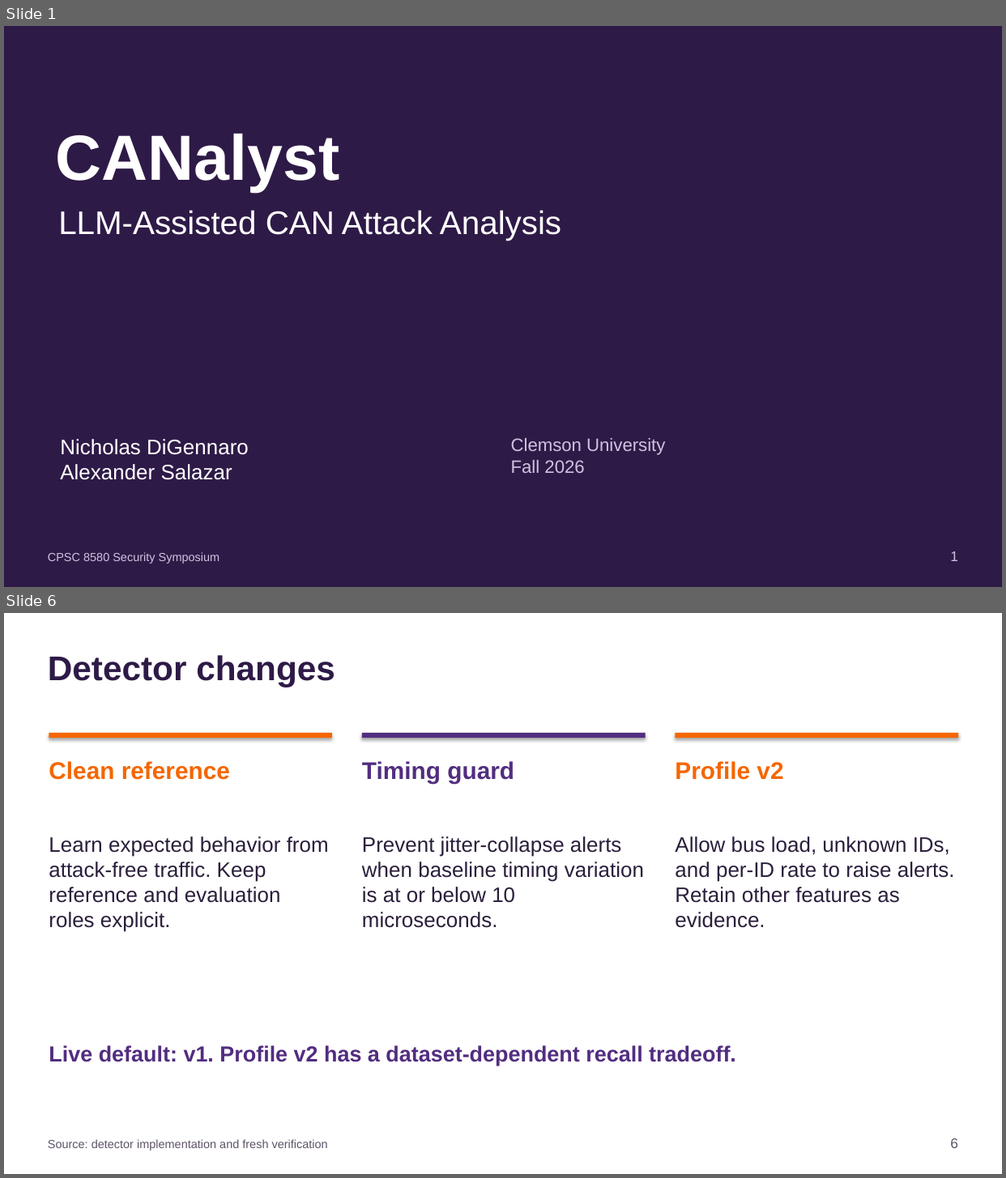
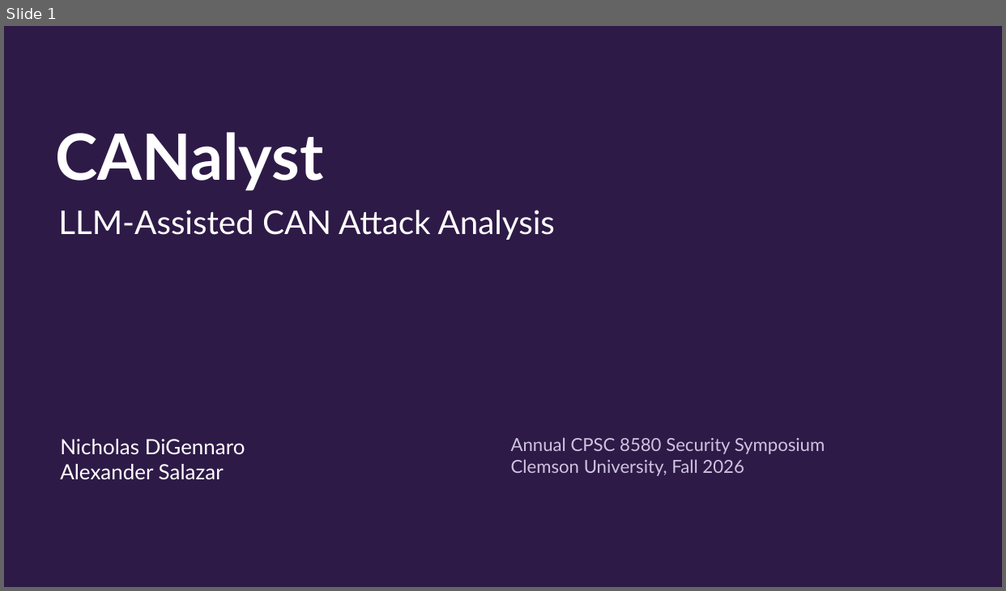
Before and after one commit to SaladbarAlex/CANalyst, a slide deck: output/presentation/CANalyst_Final_Presentation_20min_Class.pptx. Shown one above the other, each under a label of ours: slides 1 and 6 before the commit, slide 1 after it; the slides between them are not shown. The pictures are 1006x1178 and 1006x591 pixels, drawn with LibreOffice and Linux fonts; fonts in the diff are those of the drawing. Boxes give left, top, right and bottom in pixels: in the first picture for what was removed or moved away, otherwise in the second. Text is boxed around its words. In the diff, an @@ line names an element or a change of style, - is before the commit and + after.

```diff
--- a/output/presentation/CANalyst_Final_Presentation_20min_Class.pptx
+++ b/output/presentation/CANalyst_Final_Presentation_20min_Class.pptx
@@ slide 6 removed at bbox=[4, 613, 1002, 1174], background #FFFFFF @@
@@ text removed at bbox=[48, 655, 335, 687] @@
-Detector changes
@@ rectangle removed at bbox=[49, 733, 332, 738] @@
@@ rectangle removed at bbox=[362, 733, 645, 738] @@
@@ rectangle removed at bbox=[675, 733, 958, 738] @@
@@ text removed at bbox=[49, 761, 230, 780] @@
-Clean reference
@@ text removed at bbox=[362, 761, 514, 783] @@
-Timing guard
@@ text removed at bbox=[675, 761, 783, 780] @@
-Profile v2
@@ text removed at bbox=[49, 837, 329, 932] @@
-Learn expected behavior from attack-free traffic. Keep reference and evaluation roles explicit.
@@ text removed at bbox=[362, 837, 644, 928] @@
-Prevent jitter-collapse alerts when baseline timing variation is at or below 10 microseconds.
@@ text removed at bbox=[675, 837, 955, 928] @@
-Allow bus load, unknown IDs, and per-ID rate to raise alerts. Retain other features as evidence.
@@ text removed at bbox=[49, 1046, 736, 1066] @@
-Live default: v1. Profile v2 has a dataset-dependent recall tradeoff.
@@ text removed at bbox=[48, 1139, 328, 1151] @@
-Source: detector implementation and fresh verification
@@ text removed at bbox=[950, 1139, 958, 1148] @@
-6
@@ slide 1 changed as well @@
@@ font Arial to Lato in 3 elements at bbox=[56, 132, 324, 191], bbox=[58, 210, 555, 240], bbox=[60, 439, 245, 480] @@
@@ text at bbox=[511, 437, 825, 476]: text changed; font Arial to Lato @@
-Clemson University
-Fall 2026
+Annual CPSC 8580 Security Symposium
+Clemson University, Fall 2026
@@ text removed at bbox=[48, 552, 220, 564] @@
-CPSC 8580 Security Symposium
@@ text removed at bbox=[950, 552, 958, 561] @@
-1
```
Also in this commit, not shown: 10 other slides changed, 15 slides added, 14 other slides removed, 7 other files.
